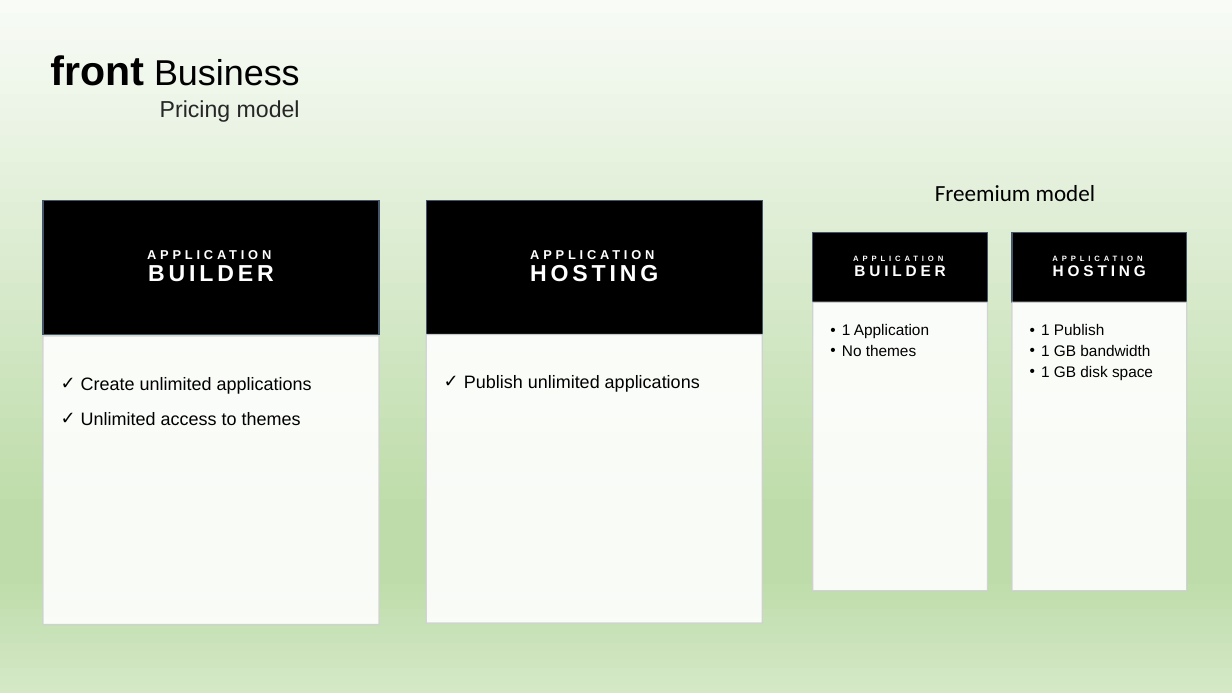
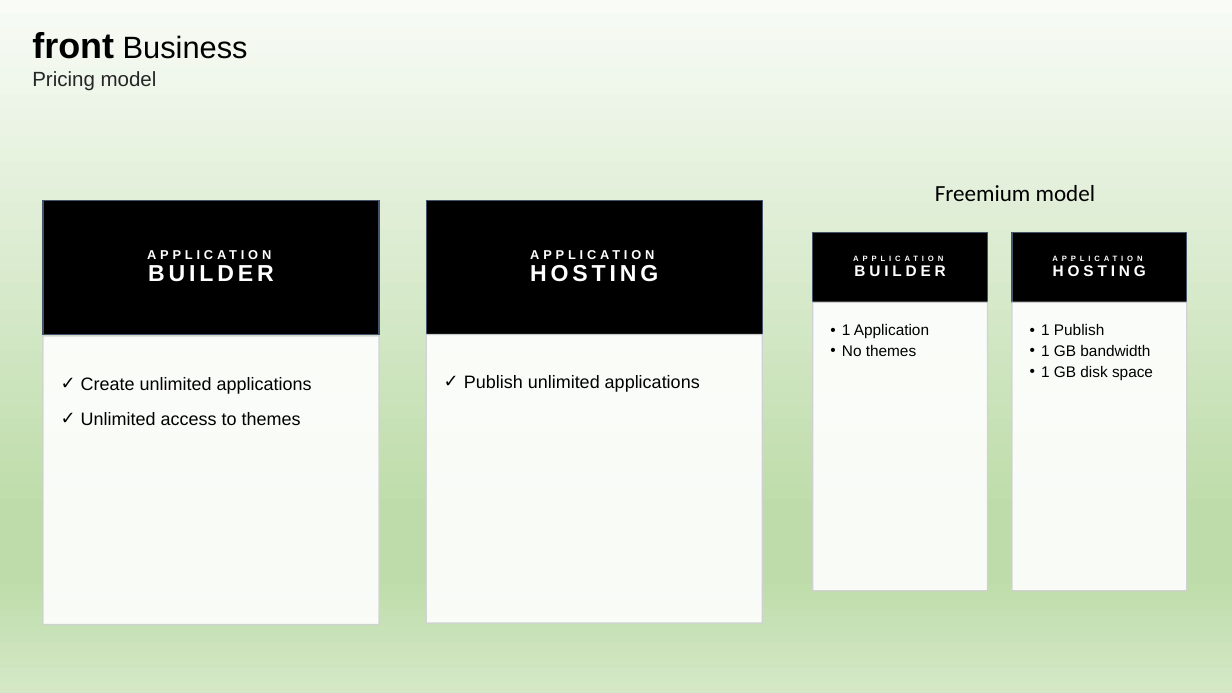
Before and after one commit to aleptra/front, a slide deck: slide 10 of _front.pptx (slide 9 before the commit). Drawn at 1232x693 pixels with LibreOffice and Linux fonts; fonts in the diff are those of the drawing. Boxes give left, top, right and bottom in pixels: in the first picture for what was removed or moved away, otherwise in the second. Text is boxed around its words. In the diff, an @@ line names an element or a change of style, - is before the commit and + after.

```diff
--- a/_front.pptx
+++ b/_front.pptx
@@ text "front Business": place and size @@
-text "front Business" at box(50, 55, 300, 122)
+text "front Business" at box(32, 32, 248, 91)
@@ text "front Business" at box(32, 32, 248, 91): size 32 to 28 pt in "front"; size 28 to 24 pt in "Business"; size 18 to 16 pt in "Pricing model"; alignment right to left @@
```
Also in this commit, not shown: 16 other slides changed, 2 slides added.
